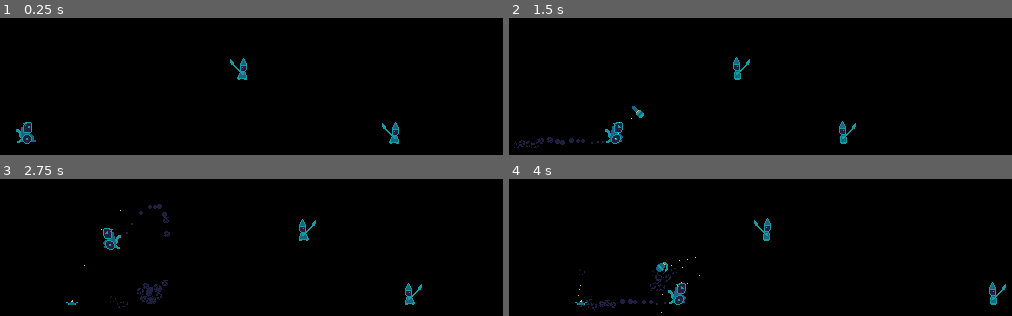
Above: before the commit, frames 1-4 (two rows, left to right).
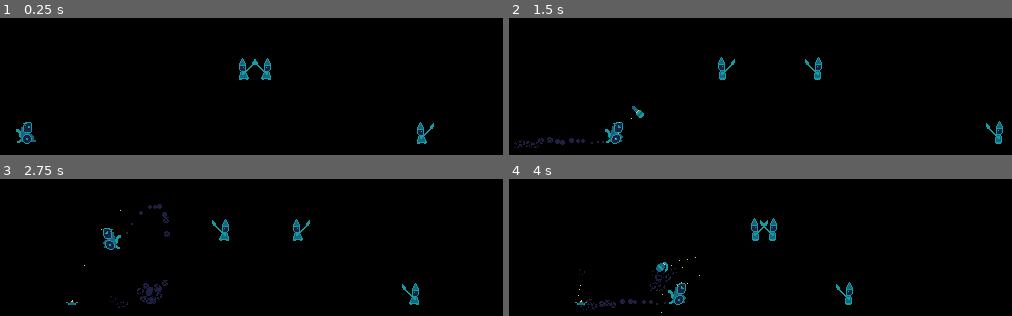
Above: after the commit, the same moments.

Repository: eldskald/acerola-jam-0
Game: Godot game, scene res://main.tscn
The game is run twice, just before and just after one commit, with the same random seed, the same clock (stepped at 60 frames per second) and the same inputs.
Inputs:
- Up to frame 1 (0.25 s): no input
- Up to frame 2 (1.5 s): hold S (look_down) 0.53-1.28 s; hold D (move_right) from 0.53 s (still down); tap K (throw_grenade) at 1.35 s
- Up to frame 3 (2.75 s): release D (move_right) at 2.03 s; hold A (move_left) from 2.03 s (still down); tap J (throw_mine) at 2.1 s
- Up to frame 4 (4 s): release A (move_left) at 2.78 s; hold D (move_right) from 2.78 s (still down); tap S (look_down) at 2.85 s; tap K (throw_grenade) at 3.6 s

The runs differ from the first frame. In frame 1, 0.9% of the frame differs, in the area x 45-87%, y 29-92%; in frame 2, 1.2%, in the area x 41-99%, y 28-92%; in frame 3, 1.0%; in frame 4, 1.1%.

Commit message:
Update grounded enemy

Diff:
--- a/project/enemies/grounded/enemy_grounded.gd
+++ b/project/enemies/grounded/enemy_grounded.gd
@@ -1,12 +1,16 @@
 class_name EnemyGrounded
 extends CharacterBody2D
 
+enum Facing { LEFT, RIGHT }
+
+@export var initial_facing: Facing
 @export var speed: float
 @export var gravity: float
 @export var explosion_launch: Vector2
 
 @onready var _anim: AnimationPlayer = $"%AnimationPlayer"
 @onready var _sprite: Sprite2D = $"%Sprite2D"
+@onready var _hurtbox: Area2D = $"%HurtBox"
 @onready var _left_edge_detector: Area2D = $"%EdgeDetectorLeft"
 @onready var _right_edge_detector: Area2D = $"%EdgeDetectorRight"
 
@@ -16,7 +20,8 @@
 
 func _ready():
 	_anim.play("moving")
-	velocity = Vector2(speed, 0.0)
+	_facing = 1.0 if initial_facing == Facing.RIGHT else -1.0
+	velocity = Vector2(speed * _facing, 0.0)
 
 
 func _physics_process(delta):
@@ -46,6 +51,7 @@
 	velocity.y = explosion_launch.y
 	_facing = sign(velocity.x)
 	_is_dead = true
+	_hurtbox.monitoring = false
 	_anim.play("dead")
 
 
--- a/project/enemies/grounded/enemy_grounded.tscn
+++ b/project/enemies/grounded/enemy_grounded.tscn
@@ -2,6 +2,22 @@
 
 [ext_resource type="Texture2D" uid="uid://cp4nqn0f2dppk" path="res://assets/textures/enemies.png" id="1_fg8wd"]
 [ext_resource type="Script" path="res://enemies/grounded/enemy_grounded.gd" id="1_qqggr"]
+
+[sub_resource type="Animation" id="Animation_xlrwu"]
+resource_name = "dead"
+length = 0.1
+tracks/0/type = "value"
+tracks/0/imported = false
+tracks/0/enabled = true
+tracks/0/path = NodePath("Sprite2D:frame")
+tracks/0/interp = 1
+tracks/0/loop_wrap = true
+tracks/0/keys = {
+"times": PackedFloat32Array(0),
+"transitions": PackedFloat32Array(1),
+"update": 1,
+"values": [4]
+}
 
 [sub_resource type="Animation" id="Animation_c82ba"]
 resource_name = "moving"
@@ -21,22 +37,6 @@
 "values": [0, 1]
 }
 
-[sub_resource type="Animation" id="Animation_xlrwu"]
-resource_name = "dead"
-length = 0.1
-tracks/0/type = "value"
-tracks/0/imported = false
-tracks/0/enabled = true
-tracks/0/path = NodePath("Sprite2D:frame")
-tracks/0/interp = 1
-tracks/0/loop_wrap = true
-tracks/0/keys = {
-"times": PackedFloat32Array(0),
-"transitions": PackedFloat32Array(1),
-"update": 1,
-"values": [4]
-}
-
 [sub_resource type="AnimationLibrary" id="AnimationLibrary_5im3p"]
 _data = {
 "dead": SubResource("Animation_xlrwu"),
@@ -54,7 +54,7 @@
 
 [node name="EnemyGrounded" type="CharacterBody2D"]
 collision_layer = 8
-collision_mask = 2
+collision_mask = 10
 script = ExtResource("1_qqggr")
 speed = 60.0
 gravity = 800.0
@@ -76,6 +76,7 @@
 shape = SubResource("RectangleShape2D_wsmo5")
 
 [node name="HurtBox" type="Area2D" parent="."]
+unique_name_in_owner = true
 collision_layer = 0
 metadata/_edit_group_ = true
 
--- a/project/main.tscn
+++ b/project/main.tscn
@@ -61,7 +61,11 @@
 position = Vector2(26, 265)
 
 [node name="EnemyGrounded" parent="." instance=ExtResource("2_umkfx")]
-position = Vector2(256, 201)
+position = Vector2(280, 201)
+initial_facing = 1
+
+[node name="EnemyGrounded3" parent="." instance=ExtResource("2_umkfx")]
+position = Vector2(230, 201)
 
 [node name="EnemyGrounded2" parent="." instance=ExtResource("2_umkfx")]
 position = Vector2(408, 265)
